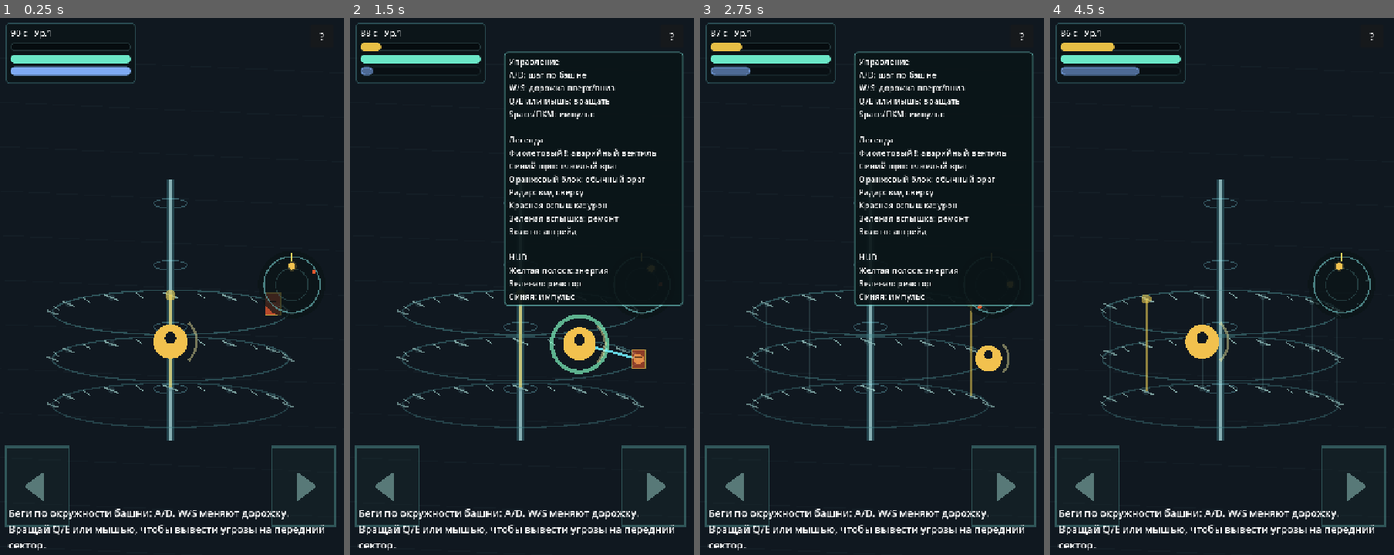
Above: before the commit, frames 1-4 (left to right).
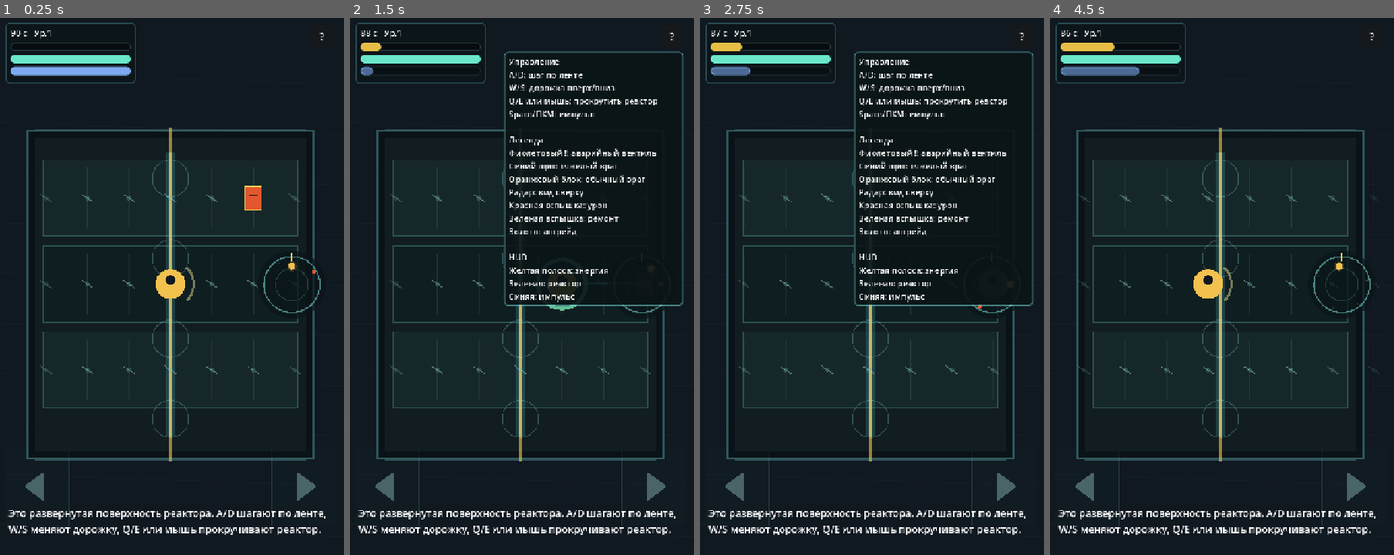
Above: after the commit, the same moments.

Repository: GeorgeYahontov/clocktower-reactor
Game: Godot game, scene res://scenes/Main.tscn
Same seed, same stepped clock (60 frames per second), same inputs: the game is played once before the commit and once after it.
Inputs (mouse positions are in pixels of both pictures, inside the frame that each line leads up to):
- Up to frame 1 (0.25 s): no input
- Up to frame 2 (1.5 s): click "?" at 0.5 s; tap Enter at 1.25 s; move the mouse to (597, 291) at 1.27 s; hold D (move_right) from 1.28 s (still down); tap Space (pulse) at 1.35 s; click (597, 291) at 1.42 s
- Up to frame 3 (2.75 s): release D (move_right) at 2 s; drag from (799, 356) to (854, 447) at 2.02 s
- Up to frame 4 (4.5 s): tap Space (pulse) at 2.75, 2.85, 4.35 s; move the mouse to (1256, 189) at 2.77 s; hold D (move_right) 2.78-3.5 s; drag from (1204, 447) to (1115, 232) at 3.52 s; move the mouse to (1325, 415) at 4.27 s; hold A (move_left) from 4.28 s (still down)

The runs differ from the first frame. In frame 1, 9.0% of the frame differs, in the area x 1-98%, y 20-100%; in frame 2, 7.4%; in frame 3, 6.9%; in frame 4, 8.9%.

Commit message:
Prototype vertical reactor belt

Diff:
--- a/scripts/presentation/TowerRenderer.gd
+++ b/scripts/presentation/TowerRenderer.gd
@@ -1,13 +1,14 @@
 extends Node2D
 
-const CylinderProjector = preload("res://scripts/presentation/CylinderProjector.gd")
-
 var state: RefCounted
-var projector: CylinderProjector
+
+const BELT_RECT := Rect2(Vector2(78.0, 256.0), Vector2(564.0, 650.0))
+const LANE_HEIGHT := 178.0
+const SECTOR_WIDTH := 86.0
+const FRONT_X := 360.0
 
 func bind(game_state: RefCounted) -> void:
 	state = game_state
-	projector = CylinderProjector.new()
 
 func _draw() -> void:
 	if state == null:
@@ -16,49 +17,41 @@
 	_draw_background()
 	_draw_touch_zones()
 	_draw_reactor_status_glow()
-	_draw_tower_shell()
-	_draw_lane_rings()
-	_draw_rotation_ticks()
-	_draw_sector_guides()
-	_draw_grid_points()
-	_draw_rotation_seam()
-	_draw_vents()
+	_draw_reactor_belt()
+	_draw_belt_grid()
 	_draw_energy_pulses()
 	_draw_pulse_effects()
 	_draw_event_flashes()
 	_draw_shot_traces()
+	_draw_vents()
 	_draw_enemies()
 	_draw_player()
 	_draw_radar()
 	_draw_result_overlay()
 
+func _draw_background() -> void:
+	draw_rect(Rect2(Vector2.ZERO, get_viewport_rect().size), Color("#101820"))
+	for i in 10:
+		var y: float = 120.0 + float(i) * 104.0
+		draw_line(Vector2(0.0, y), Vector2(720.0, y + 26.0), Color(0.10, 0.16, 0.18, 0.30), 2.0)
+
 func _draw_touch_zones() -> void:
 	var viewport_size: Vector2 = get_viewport_rect().size
-	var zone_top := viewport_size.y * 0.70
-	var zone_height := 164.0
-	var left_rect := Rect2(Vector2(18.0, zone_top), Vector2(132.0, zone_height))
-	var right_rect := Rect2(Vector2(viewport_size.x - 150.0, zone_top), Vector2(132.0, zone_height))
-	_draw_touch_zone(left_rect, -1)
-	_draw_touch_zone(right_rect, 1)
+	var zone_top: float = viewport_size.y * 0.70
+	_draw_touch_zone(Rect2(Vector2(18.0, zone_top), Vector2(132.0, 164.0)), -1)
+	_draw_touch_zone(Rect2(Vector2(viewport_size.x - 150.0, zone_top), Vector2(132.0, 164.0)), 1)
 
 func _draw_touch_zone(rect: Rect2, direction: int) -> void:
-	var fill := Color(0.10, 0.18, 0.19, 0.32)
-	var border := Color(0.42, 0.78, 0.76, 0.34)
-	draw_rect(rect, fill, true)
-	draw_rect(rect, border, false, 3.0)
-	var center := rect.get_center()
-	var arrow_width := 28.0 * float(direction)
+	draw_rect(rect, Color(0.08, 0.15, 0.16, 0.24), true)
+	draw_rect(rect, Color(0.42, 0.78, 0.76, 0.25), false, 2.0)
+	var center: Vector2 = rect.get_center()
+	var arrow_width: float = 28.0 * float(direction)
 	var points := PackedVector2Array([
 		center + Vector2(arrow_width, 0.0),
 		center + Vector2(-arrow_width * 0.45, -30.0),
 		center + Vector2(-arrow_width * 0.45, 30.0)
 	])
-	draw_colored_polygon(points, Color(0.72, 0.96, 0.92, 0.42))
-func _draw_background() -> void:
-	draw_rect(Rect2(Vector2.ZERO, get_viewport_rect().size), Color("#101820"))
-	for i in 12:
-		var y := 90.0 + float(i) * 92.0
-		draw_line(Vector2(0.0, y), Vector2(720.0, y + 32.0), Color(0.12, 0.18, 0.21, 0.28), 2.0)
+	draw_colored_polygon(points, Color(0.72, 0.96, 0.92, 0.34))
 
 func _draw_reactor_status_glow() -> void:
 	var viewport_size: Vector2 = get_viewport_rect().size
@@ -72,88 +65,64 @@
 		var panel_rect := Rect2(Vector2(0.0, 1088.0), Vector2(viewport_size.x, 192.0))
 		draw_rect(panel_rect, Color(0.95, 0.72, 0.24, 0.11))
 		draw_line(Vector2(34.0, 1114.0), Vector2(viewport_size.x - 34.0, 1114.0), Color(0.95, 0.82, 0.36, 0.34), 3.0)
-func _draw_tower_shell() -> void:
-	var center: Vector2 = projector.center
-	var top_y := 344.0
-	var bottom_y := 882.0
-	draw_line(Vector2(center.x, top_y), Vector2(center.x, bottom_y), Color(0.43, 0.95, 1.0, 0.20), 16.0)
-	draw_line(Vector2(center.x, top_y), Vector2(center.x, bottom_y), Color(0.82, 1.0, 1.0, 0.58), 4.0)
-	for y in [392.0, 520.0, 648.0, 776.0]:
-		_draw_ellipse(Vector2(center.x, y), 34.0, 10.0, Color(0.56, 0.94, 1.0, 0.28), 2.0, 0.0, TAU)
-
-func _draw_rotation_ticks() -> void:
+
+func _draw_reactor_belt() -> void:
+	draw_rect(BELT_RECT.grow(14.0), Color(0.03, 0.06, 0.07, 0.70), true)
+	draw_rect(BELT_RECT.grow(14.0), Color(0.30, 0.56, 0.58, 0.52), false, 4.0)
+	draw_rect(BELT_RECT, Color(0.07, 0.12, 0.13, 0.88), true)
 	for lane in state.config.lane_count:
-		for marker in state.config.sector_count * 2:
-			var sector_value: float = float(marker) * 0.5
-			var projected: Dictionary = _project_surface(sector_value, lane)
-			if not projected["front"]:
+		var lane_rect: Rect2 = _lane_rect(lane)
+		var fill := Color(0.09, 0.16, 0.17, 0.82) if lane % 2 == 0 else Color(0.06, 0.12, 0.13, 0.86)
+		draw_rect(lane_rect, fill, true)
+		draw_rect(lane_rect, Color(0.31, 0.58, 0.58, 0.42), false, 2.0)
+
+	_draw_center_reactor_core()
+	draw_line(Vector2(FRONT_X, BELT_RECT.position.y - 20.0), Vector2(FRONT_X, BELT_RECT.end.y + 20.0), Color(0.95, 0.78, 0.28, 0.62), 5.0)
+	draw_line(Vector2(BELT_RECT.position.x, BELT_RECT.position.y - 16.0), Vector2(BELT_RECT.end.x, BELT_RECT.position.y - 16.0), Color(0.42, 0.78, 0.76, 0.34), 3.0)
+	draw_line(Vector2(BELT_RECT.position.x, BELT_RECT.end.y + 16.0), Vector2(BELT_RECT.end.x, BELT_RECT.end.y + 16.0), Color(0.42, 0.78, 0.76, 0.34), 3.0)
+
+func _draw_center_reactor_core() -> void:
+	var top: Vector2 = Vector2(FRONT_X, BELT_RECT.position.y + 30.0)
+	var bottom: Vector2 = Vector2(FRONT_X, BELT_RECT.end.y - 30.0)
+	draw_line(top, bottom, Color(0.42, 0.95, 1.0, 0.16), 22.0)
+	draw_line(top, bottom, Color(0.82, 1.0, 1.0, 0.48), 4.0)
+	for y in [340.0, 506.0, 672.0, 838.0]:
+		draw_arc(Vector2(FRONT_X, y), 38.0, 0.0, TAU, 48, Color(0.58, 0.96, 1.0, 0.24), 2.0)
+
+func _draw_belt_grid() -> void:
+	for lane in state.config.lane_count:
+		for marker in state.config.sector_count:
+			var projected: Dictionary = _project_belt(marker, lane)
+			if not projected["visible"]:
 				continue
 			var pos: Vector2 = projected["position"]
-			var scale: float = projected["scale"]
-			var alpha: float = 0.22 + 0.42 * projected["alpha"]
-			var long_tick: bool = marker % 2 == 0
-			var half: float = 13.0 if long_tick else 7.0
-			var width: float = 3.0 if long_tick else 2.0
-			draw_line(pos + Vector2(-half, -5.0) * scale, pos + Vector2(half, 5.0) * scale, Color(0.74, 0.95, 0.92, alpha), width)
-
-func _draw_rotation_seam() -> void:
-	var bottom: Dictionary = _project_surface(0.0, 0)
-	var top: Dictionary = _project_surface(0.0, state.config.lane_count - 1)
-	if not bottom["front"] and not top["front"]:
-		return
-	var alpha: float = 0.26 + 0.32 * maxf(bottom["alpha"], top["alpha"])
-	draw_line(bottom["position"], top["position"], Color(0.95, 0.82, 0.32, alpha), 4.0)
-	draw_circle(top["position"], 9.0 * top["scale"], Color(0.95, 0.82, 0.32, alpha))
-func _draw_lane_rings() -> void:
-	for lane in state.config.lane_count:
-		var lane_y := projector.center.y + projector.base_y - float(lane) * projector.lane_y
-		var alpha := 0.34 + float(lane) * 0.07
-		_draw_ellipse(Vector2(projector.center.x, lane_y), projector.radius_x, 46.0, Color(0.30, 0.56, 0.58, alpha), 3.0, 0.0, TAU)
-
-func _draw_sector_guides() -> void:
-	for sector in state.config.sector_count:
-		var bottom: Dictionary = projector.project(sector, 0, state.tower_rotation, state.config.sector_count)
-		var top: Dictionary = projector.project(sector, state.config.lane_count - 1, state.tower_rotation, state.config.sector_count)
-		if not bottom["front"] and not top["front"]:
-			continue
-		var alpha: float = 0.18 * maxf(bottom["alpha"], top["alpha"])
-		draw_line(bottom["position"], top["position"], Color(0.48, 0.72, 0.72, alpha), 2.0)
-
-func _draw_grid_points() -> void:
-	for lane in state.config.lane_count:
-		for sector in state.config.sector_count:
-			var projected: Dictionary = projector.project(sector, lane, state.tower_rotation, state.config.sector_count)
-			if not projected["front"]:
-				continue
-			var color := Color(0.30, 0.46, 0.48, 0.30 * projected["alpha"])
-			draw_circle(projected["position"], 6.0 * projected["scale"], color)
+			var alpha: float = projected["alpha"]
+			var lane_rect: Rect2 = _lane_rect(lane)
+			draw_line(Vector2(pos.x, lane_rect.position.y + 16.0), Vector2(pos.x, lane_rect.end.y - 16.0), Color(0.35, 0.58, 0.58, 0.18 * alpha), 2.0)
+			draw_circle(pos, 5.0, Color(0.38, 0.62, 0.62, 0.32 * alpha))
+			_draw_surface_tick(pos, alpha)
+
+func _draw_surface_tick(pos: Vector2, alpha: float) -> void:
+	draw_line(pos + Vector2(-12.0, -8.0), pos + Vector2(12.0, 8.0), Color(0.72, 0.95, 0.92, 0.38 * alpha), 2.0)
 
 func _draw_vents() -> void:
 	for vent in state.vents:
-		var projected: Dictionary = projector.project(vent.sector, vent.lane, state.tower_rotation, state.config.sector_count)
-		if not projected["front"]:
-			continue
+		var projected: Dictionary = _project_belt(vent.sector, vent.lane)
+		if not projected["visible"]:
+			continue
+		var pos: Vector2 = projected["position"]
 		var urgency: float = vent.urgency()
-		var radius: float = lerpf(18.0, 34.0, urgency) * projected["scale"]
-		var pos: Vector2 = projected["position"]
+		var radius: float = lerpf(18.0, 34.0, urgency)
 		var color := Color(0.88, 0.18, 1.0, projected["alpha"])
-		var warning := Color(1.0, 0.92, 0.24, projected["alpha"])
-		draw_circle(pos, radius, Color(color.r, color.g, color.b, 0.28 * projected["alpha"]))
-		draw_arc(pos, radius, -PI * 0.5, -PI * 0.5 + TAU * maxf(0.05, vent.ttl / vent.life), 32, warning, 5.0)
+		draw_circle(pos, radius, Color(color.r, color.g, color.b, 0.25 * projected["alpha"]))
+		draw_arc(pos, radius, -PI * 0.5, -PI * 0.5 + TAU * maxf(0.05, vent.ttl / vent.life), 32, Color(1.0, 0.92, 0.24, projected["alpha"]), 5.0)
 		draw_line(pos + Vector2(0.0, -radius * 0.48), pos + Vector2(0.0, radius * 0.12), color, 5.0)
-		draw_circle(pos + Vector2(0.0, radius * 0.48), 3.5 * projected["scale"], color)
+		draw_circle(pos + Vector2(0.0, radius * 0.48), 3.5, color)
 
 func _draw_enemies() -> void:
-	var sorted: Array = state.enemies.duplicate()
-	sorted.sort_custom(func(a, b) -> bool:
-		var pa: Dictionary = projector.project(a.sector, a.lane, state.tower_rotation, state.config.sector_count)
-		var pb: Dictionary = projector.project(b.sector, b.lane, state.tower_rotation, state.config.sector_count)
-		return pa["depth"] < pb["depth"]
-	)
-
-	for enemy in sorted:
-		var projected: Dictionary = projector.project(enemy.sector, enemy.lane, state.tower_rotation, state.config.sector_count)
-		if not projected["front"]:
+	for enemy in state.enemies:
+		var projected: Dictionary = _project_belt(enemy.sector, enemy.lane)
+		if not projected["visible"]:
 			continue
 		if enemy.kind == "bulwark":
 			_draw_bulwark(projected)
@@ -161,80 +130,80 @@
 			_draw_runner(projected)
 
 func _draw_runner(projected: Dictionary) -> void:
-	var size: Vector2 = Vector2(30.0, 44.0) * projected["scale"]
+	var size := Vector2(34.0, 48.0)
 	var pos: Vector2 = projected["position"] - size * 0.5
 	draw_rect(Rect2(pos, size), Color(0.89, 0.34, 0.18, projected["alpha"]), true, 4.0)
 	draw_rect(Rect2(pos, size), Color(1.0, 0.84, 0.32, projected["alpha"]), false, 2.0)
-	draw_line(projected["position"] + Vector2(-8, -4) * projected["scale"], projected["position"] + Vector2(8, -4) * projected["scale"], Color(0.10, 0.06, 0.04, projected["alpha"]), 3.0)
+	draw_line(projected["position"] + Vector2(-9.0, -5.0), projected["position"] + Vector2(9.0, -5.0), Color(0.10, 0.06, 0.04, projected["alpha"]), 3.0)
 
 func _draw_bulwark(projected: Dictionary) -> void:
 	var center: Vector2 = projected["position"]
-	var scale: float = projected["scale"]
 	var points := PackedVector2Array([
-		center + Vector2(0.0, -34.0) * scale,
-		center + Vector2(28.0, -16.0) * scale,
-		center + Vector2(22.0, 24.0) * scale,
-		center + Vector2(0.0, 36.0) * scale,
-		center + Vector2(-22.0, 24.0) * scale,
-		center + Vector2(-28.0, -16.0) * scale
+		center + Vector2(0.0, -38.0),
+		center + Vector2(30.0, -18.0),
+		center + Vector2(24.0, 26.0),
+		center + Vector2(0.0, 40.0),
+		center + Vector2(-24.0, 26.0),
+		center + Vector2(-30.0, -18.0)
 	])
 	draw_colored_polygon(points, Color(0.35, 0.58, 0.86, projected["alpha"]))
 	draw_polyline(points, Color(0.82, 0.96, 1.0, projected["alpha"]), 3.0, true)
-	draw_circle(center, 9.0 * scale, Color(0.08, 0.18, 0.28, projected["alpha"]))
-	draw_line(center + Vector2(-14.0, -3.0) * scale, center + Vector2(14.0, -3.0) * scale, Color(0.82, 0.96, 1.0, projected["alpha"]), 3.0)
+	draw_circle(center, 9.0, Color(0.08, 0.18, 0.28, projected["alpha"]))
+	draw_line(center + Vector2(-14.0, -3.0), center + Vector2(14.0, -3.0), Color(0.82, 0.96, 1.0, projected["alpha"]), 3.0)
+
+func _draw_player() -> void:
+	var projected: Dictionary = _project_belt(state.player_sector, state.player_lane)
+	var position: Vector2 = projected["position"]
+	draw_circle(position, 31.0, Color("#f2c14e"))
+	draw_circle(position + Vector2(0.0, -8.0), 10.0, Color("#101820"))
+	draw_arc(position, 48.0, -0.8, 0.8, 16, Color(0.95, 0.92, 0.62, 0.45), 5.0)
 
 func _draw_shot_traces() -> void:
 	for trace in state.shot_traces:
-		var start_projected: Dictionary = projector.project(trace["from_sector"], trace["from_lane"], state.tower_rotation, state.config.sector_count)
-		var end_projected: Dictionary = projector.project(trace["to_sector"], trace["to_lane"], state.tower_rotation, state.config.sector_count)
-		if not start_projected["front"] or not end_projected["front"]:
+		var start_projected: Dictionary = _project_belt(trace["from_sector"], trace["from_lane"])
+		var end_projected: Dictionary = _project_belt(trace["to_sector"], trace["to_lane"])
+		if not start_projected["visible"] or not end_projected["visible"]:
 			continue
 		var progress: float = clampf(float(trace["ttl"]) / float(trace["life"]), 0.0, 1.0)
 		draw_line(start_projected["position"], end_projected["position"], Color(0.45, 0.95, 1.0, progress), 5.0)
-		draw_circle(end_projected["position"], 12.0 * end_projected["scale"], Color(1.0, 0.95, 0.45, progress))
+		draw_circle(end_projected["position"], 12.0, Color(1.0, 0.95, 0.45, progress))
 
 func _draw_energy_pulses() -> void:
 	for pulse in state.energy_pulses:
-		var projected: Dictionary = projector.project(pulse["sector"], pulse["lane"], state.tower_rotation, state.config.sector_count)
-		if not projected["front"]:
+		var projected: Dictionary = _project_belt(pulse["sector"], pulse["lane"])
+		if not projected["visible"]:
 			continue
 		var progress: float = 1.0 - clampf(float(pulse["ttl"]) / float(pulse["life"]), 0.0, 1.0)
-		var radius: float = lerpf(8.0, 34.0, progress) * projected["scale"]
+		var radius: float = lerpf(8.0, 34.0, progress)
 		var alpha: float = 1.0 - progress
 		draw_circle(projected["position"], radius, Color(0.45, 0.95, 1.0, alpha * projected["alpha"]))
 
 func _draw_pulse_effects() -> void:
 	for pulse in state.pulse_effects:
-		var projected: Dictionary = projector.project(pulse["sector"], pulse["lane"], state.tower_rotation, state.config.sector_count)
-		if not projected["front"]:
+		var projected: Dictionary = _project_belt(pulse["sector"], pulse["lane"])
+		if not projected["visible"]:
 			continue
 		var progress: float = 1.0 - clampf(float(pulse["ttl"]) / float(pulse["life"]), 0.0, 1.0)
-		var radius: float = lerpf(22.0, 118.0, progress) * projected["scale"]
+		var radius: float = lerpf(22.0, 118.0, progress)
 		var alpha: float = 1.0 - progress
 		draw_arc(projected["position"], radius, 0.0, TAU, 48, Color(0.52, 1.0, 0.78, alpha * projected["alpha"]), 8.0)
-		draw_circle(projected["position"], 18.0 * projected["scale"], Color(0.52, 1.0, 0.78, 0.32 * alpha))
+		draw_circle(projected["position"], 18.0, Color(0.52, 1.0, 0.78, 0.32 * alpha))
 
 func _draw_event_flashes() -> void:
 	for flash in state.event_flashes:
-		var projected: Dictionary = projector.project(int(flash["sector"]), int(flash["lane"]), state.tower_rotation, state.config.sector_count)
-		if not projected["front"]:
+		var projected: Dictionary = _project_belt(int(flash["sector"]), int(flash["lane"]))
+		if not projected["visible"]:
 			continue
 		var progress: float = 1.0 - clampf(float(flash["ttl"]) / float(flash["life"]), 0.0, 1.0)
 		var alpha: float = 1.0 - progress
-		var radius: float = lerpf(20.0, 86.0, progress) * projected["scale"]
+		var radius: float = lerpf(20.0, 86.0, progress)
 		var color := Color(0.95, 0.20, 0.14, alpha * projected["alpha"])
 		if String(flash["kind"]) == "repair":
 			color = Color(0.35, 1.0, 0.68, alpha * projected["alpha"])
 		elif String(flash["kind"]) == "upgrade":
 			color = Color(0.95, 0.78, 0.28, alpha * projected["alpha"])
 		draw_arc(projected["position"], radius, 0.0, TAU, 48, color, 7.0)
-		draw_circle(projected["position"], 14.0 * projected["scale"], Color(color.r, color.g, color.b, 0.24 * alpha))
-func _draw_player() -> void:
-	var projected: Dictionary = projector.project(state.player_sector, state.player_lane, state.tower_rotation, state.config.sector_count)
-	var position: Vector2 = projected["position"]
-	draw_circle(position, 30.0 * projected["scale"], Color("#f2c14e"))
-	draw_circle(position + Vector2(0.0, -8.0), 10.0 * projected["scale"], Color("#101820"))
-	draw_arc(position, 46.0 * projected["scale"], -0.8, 0.8, 16, Color(0.95, 0.92, 0.62, 0.45), 5.0)
+		draw_circle(projected["position"], 14.0, Color(color.r, color.g, color.b, 0.24 * alpha))
 
 func _draw_radar() -> void:
 	var sector_count: int = state.config.sector_count
@@ -263,6 +232,29 @@
 	draw_circle(player_pos, 7.0, Color(0.95, 0.76, 0.31, 1.0))
 	draw_circle(player_pos, 10.0, Color(0.95, 0.76, 0.31, 0.22))
 
+func _draw_result_overlay() -> void:
+	if state.run_status == "running":
+		return
+	var viewport_size: Vector2 = get_viewport_rect().size
+	draw_rect(Rect2(Vector2.ZERO, viewport_size), Color(0.02, 0.04, 0.05, 0.68))
+
+func _project_belt(sector: int, lane: int) -> Dictionary:
+	var offset: float = _shortest_sector_distance(float(sector), state.tower_rotation)
+	var x: float = FRONT_X + offset * SECTOR_WIDTH
+	var lane_rect: Rect2 = _lane_rect(lane)
+	var y: float = lane_rect.get_center().y
+	var edge_fade: float = clampf(1.0 - maxf(0.0, absf(x - FRONT_X) - 190.0) / 120.0, 0.0, 1.0)
+	return {
+		"position": Vector2(x, y),
+		"alpha": lerpf(0.28, 1.0, edge_fade),
+		"visible": x > BELT_RECT.position.x - 44.0 and x < BELT_RECT.end.x + 44.0
+	}
+
+func _lane_rect(lane: int) -> Rect2:
+	var visual_lane: int = state.config.lane_count - 1 - lane
+	var top: float = BELT_RECT.position.y + 46.0 + float(visual_lane) * LANE_HEIGHT
+	return Rect2(Vector2(BELT_RECT.position.x + 18.0, top), Vector2(BELT_RECT.size.x - 36.0, LANE_HEIGHT - 20.0))
+
 func _radar_position(center: Vector2, radius: float, sector: int, lane: int, sector_count: int) -> Vector2:
 	var angle := _radar_angle(sector, sector_count)
 	var lane_ratio := 0.42 + (float(lane) / maxf(1.0, float(state.config.lane_count - 1))) * 0.48
@@ -270,32 +262,7 @@
 
 func _radar_angle(sector: int, sector_count: int) -> float:
 	return ((float(sector) - state.tower_rotation) / float(sector_count)) * TAU - PI * 0.5
-func _draw_result_overlay() -> void:
-	if state.run_status == "running":
-		return
-	var viewport_size: Vector2 = get_viewport_rect().size
-	var alpha: float = 0.68 if state.run_status != "running" else 0.34
-	draw_rect(Rect2(Vector2.ZERO, viewport_size), Color(0.02, 0.04, 0.05, alpha))
-
-func _project_surface(sector_value: float, lane: int) -> Dictionary:
-	var angle: float = ((sector_value - state.tower_rotation) / float(state.config.sector_count)) * TAU
-	var side: float = sin(angle)
-	var depth: float = cos(angle)
-	var x: float = projector.center.x + side * projector.radius_x
-	var y: float = projector.center.y + projector.base_y - float(lane) * projector.lane_y - depth * 36.0
-	var scale: float = lerpf(0.62, 1.18, (depth + 1.0) * 0.5)
-	var alpha: float = lerpf(0.18, 1.0, (depth + 1.0) * 0.5)
-	return {
-		"position": Vector2(x, y),
-		"scale": scale,
-		"alpha": alpha,
-		"depth": depth,
-		"front": depth > -0.15
-	}
-func _draw_ellipse(center: Vector2, radius_x: float, radius_y: float, color: Color, width: float, start_angle: float, end_angle: float) -> void:
-	var points := PackedVector2Array()
-	var steps := 72
-	for i in steps + 1:
-		var t := lerpf(start_angle, end_angle, float(i) / float(steps))
-		points.append(center + Vector2(cos(t) * radius_x, sin(t) * radius_y))
-	draw_polyline(points, color, width)
+
+func _shortest_sector_distance(a: float, b: float) -> float:
+	var half: float = float(state.config.sector_count) * 0.5
+	return wrapf(a - b + half, 0.0, float(state.config.sector_count)) - half
--- a/scripts/ui/Hud.gd
+++ b/scripts/ui/Hud.gd
@@ -65,7 +65,7 @@
 	help_label.size = Vector2(348.0, 390.0)
 	help_label.autowrap_mode = TextServer.AUTOWRAP_WORD_SMART
 	help_label.add_theme_font_size_override("font_size", 17)
-	help_label.text = "Управление\nA/D: шаг по башне\nW/S: дорожка вверх/вниз\nQ/E или мышь: вращать\nSpace/ПКМ: импульс\n\nЛегенда\nФиолето …(229 unchanged characters)…
+	help_label.text = "Управление\nA/D: шаг по ленте\nW/S: дорожка вверх/вниз\nQ/E или мышь: прокрутить реактор\nSpace/ПКМ: импульс\n\nЛегенда\nФиолето …(229 unchanged characters)…
 	help_panel.add_child(help_label)
 
 	tutorial = Label.new()
@@ -121,7 +121,7 @@
 	elif state.run_status == "defeat":
 		tutorial.text = "Реактор пробит. Враги или аварии слишком сильно повредили систему."
 	elif state.run_time < 8.0:
-		tutorial.text = "Беги по окружности башни: A/D. W/S меняют дорожку. Вращай Q/E или мышью, чтобы вывести угрозы на передний сектор."
+		tutorial.text = "Это развернутая поверхность реактора. A/D шагают по ленте, W/S меняют дорожку, Q/E или мышь прокручивают реактор."
 	elif state.run_time < 18.0:
 		tutorial.text = "Фиолетовый ! - аварийный вентиль. Встань на его сектор и дорожку, чтобы закрыть до истечения таймера."
 	elif state.run_time < 28.0:
Not shown, changed: docs/00-devlog.md
Not shown, changed: docs/05-current-gameplay.md
